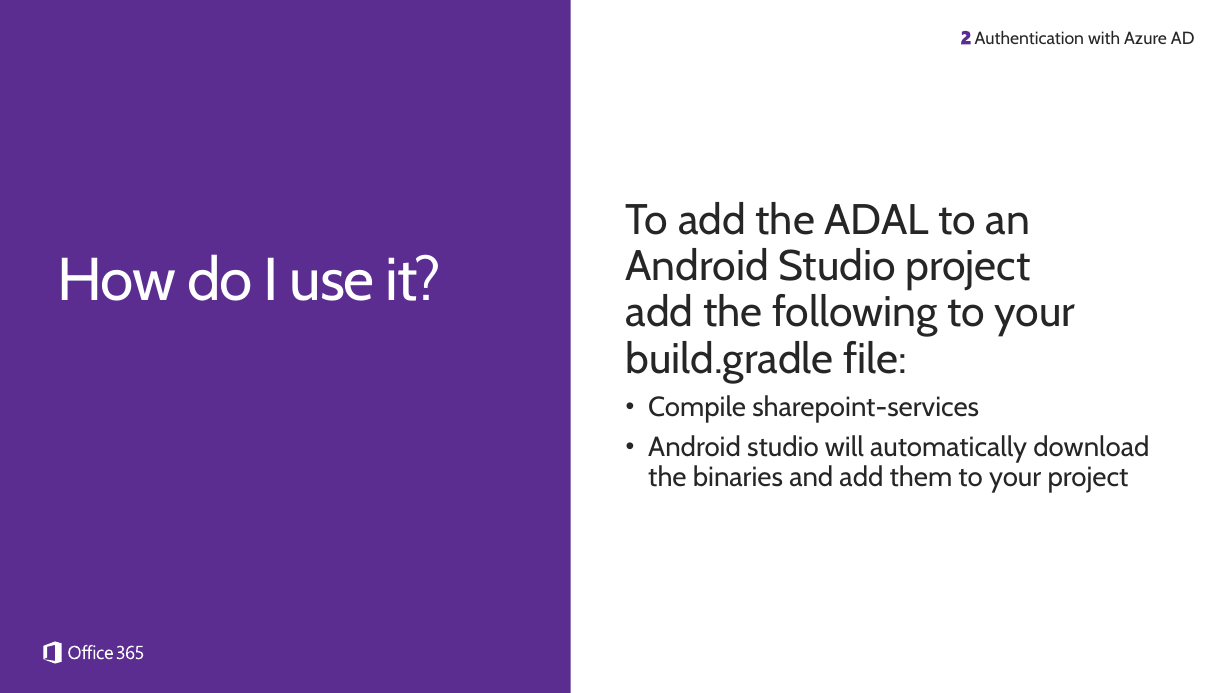
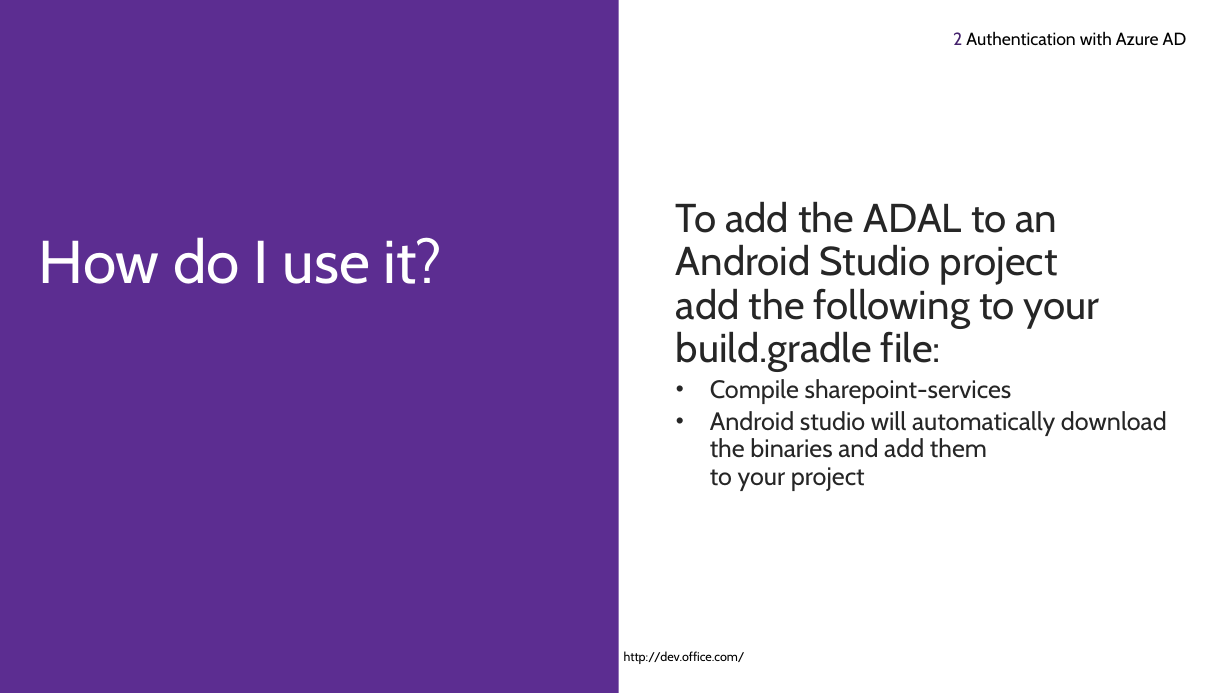
Before and after one commit to OfficeDev/TrainingContent, a slide deck: slide 15 of O3654/O3654-4 Native Android Development with Office 365 APIs/O3654-4 Deep dive into native Android Development with Office 365 APIs.pptx. Drawn at 1232x693 pixels with LibreOffice and Linux fonts; fonts in the diff are those of the drawing; background and template pictures are left out. Boxes give left, top, right and bottom in pixels: in the first picture for what was removed or moved away, otherwise in the second. Text is boxed around its words. In the diff, an @@ line names an element or a change of style, - is before the commit and + after.

Commit message:
Updated slide decks to new theme

```diff
--- a/O3654/O3654-4 Native Android Development with Office 365 APIs/O3654-4 Deep dive into native Android Development with Office 365 APIs.pptx
+++ b/O3654/O3654-4 Native Android Development with Office 365 APIs/O3654-4 Deep dive into native Android Development with Office 365 APIs.pptx
@@ rectangle removed at bbox=[0, 0, 571, 693] @@
@@ rectangle added at bbox=[0, 0, 619, 693], fill #5C2D91 @@
@@ text "2 Authentication with Azure AD" at bbox=[953, 31, 1187, 46]: vertical alignment top to middle @@
@@ text at bbox=[953, 31, 1187, 46]: text changed; text colour #262626 to #000000 @@
-Authentication with Azure AD
+2 Authentication with Azure AD
@@ freeform shape removed at bbox=[961, 31, 970, 44] @@
@@ text "To add the ADAL to ...": place and size @@
-text "To add the ADAL to ..." at bbox=[626, 202, 1149, 493]
+text "To add the ADAL to ..." at bbox=[676, 201, 1167, 491]
@@ text "To add the ADAL to ..." at bbox=[676, 201, 1167, 491]: size 34 to 32 pt in "To add the ADAL to an Android ..."; size 22 to 20 pt in "Compile sharepoint-services", "Android studio will automatically download the binaries ..."; less space between paragraphs; indent changed @@
@@ text "How do I use it?": place and size @@
-text "How do I use it?" at bbox=[58, 254, 442, 301]
+text "How do I use it?" at bbox=[39, 237, 442, 284]
@@ text "How do I use it?" at bbox=[39, 237, 442, 284]: letter spacing -1 to 0 pt; more space between paragraphs @@
@@ freeform shape removed at bbox=[43, 641, 143, 663] @@
@@ text added at bbox=[624, 651, 745, 664], 10 pt, text #000000 @@
+http://dev.office.com/
```
Also in this commit, not shown: 35 other slides changed, 3 slides added, 3 slides removed, 5 other files.
